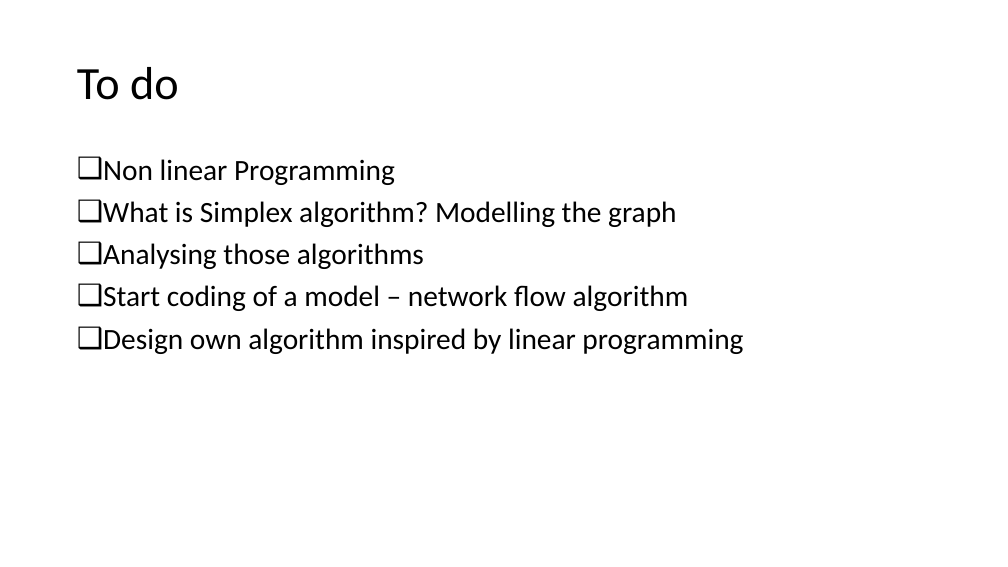
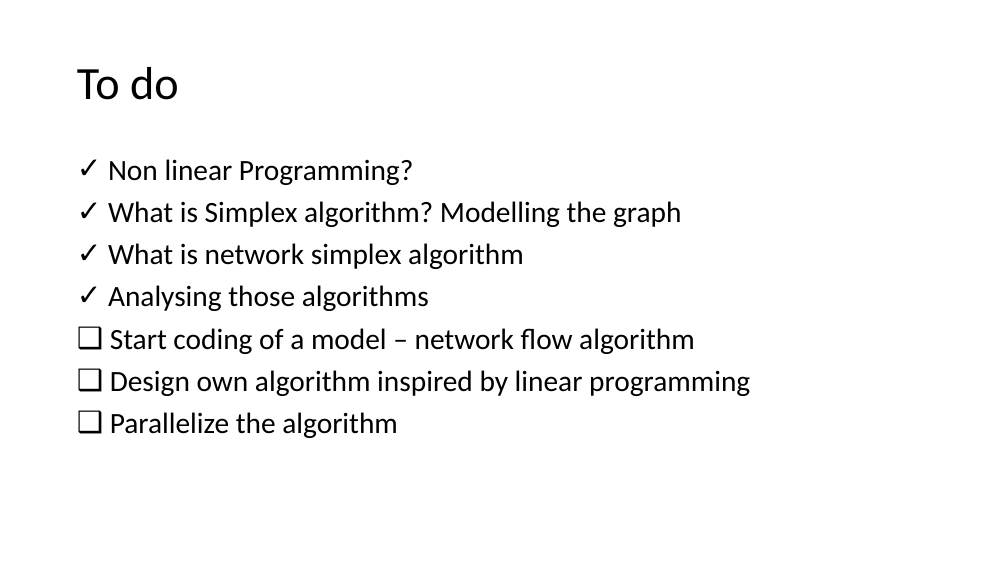
Before and after one commit to anirudhakulkarni/Parallel-MCMF-at-IISc-Research, a slide deck: slide 2 of week-3.pptx. Drawn at 1008x567 pixels with LibreOffice and Linux fonts; fonts in the diff are those of the drawing. Boxes give left, top, right and bottom in pixels: in the first picture for what was removed or moved away, otherwise in the second. Text is boxed around its words. In the diff, an @@ line names an element or a change of style, - is before the commit and + after.

```diff
--- a/week-3.pptx
+++ b/week-3.pptx
@@ text at bbox=[108, 159, 413, 185]: text changed @@
-❑ Non linear Programming
+✓ Non linear Programming?
@@ text at bbox=[108, 201, 681, 311]: bullet ❑ to ✓ @@
@@ text at bbox=[108, 243, 524, 269]: paragraph added @@
+✓ What is network simplex algorithm
@@ text at bbox=[110, 412, 398, 438]: paragraph added @@
+❑ Parallelize the algorithm
```
Also in this commit, not shown: 5 other slides changed, 2 slides added, 5 slides removed, 24 other files.
